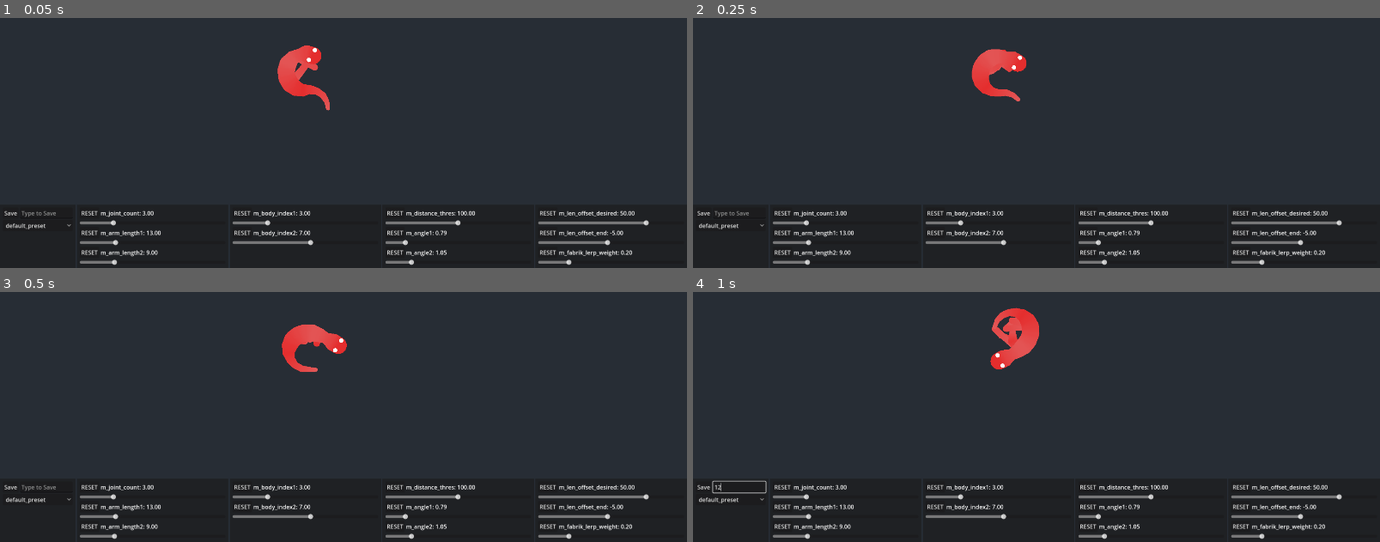
Above: before the commit, frames 1-4 (two rows, left to right).
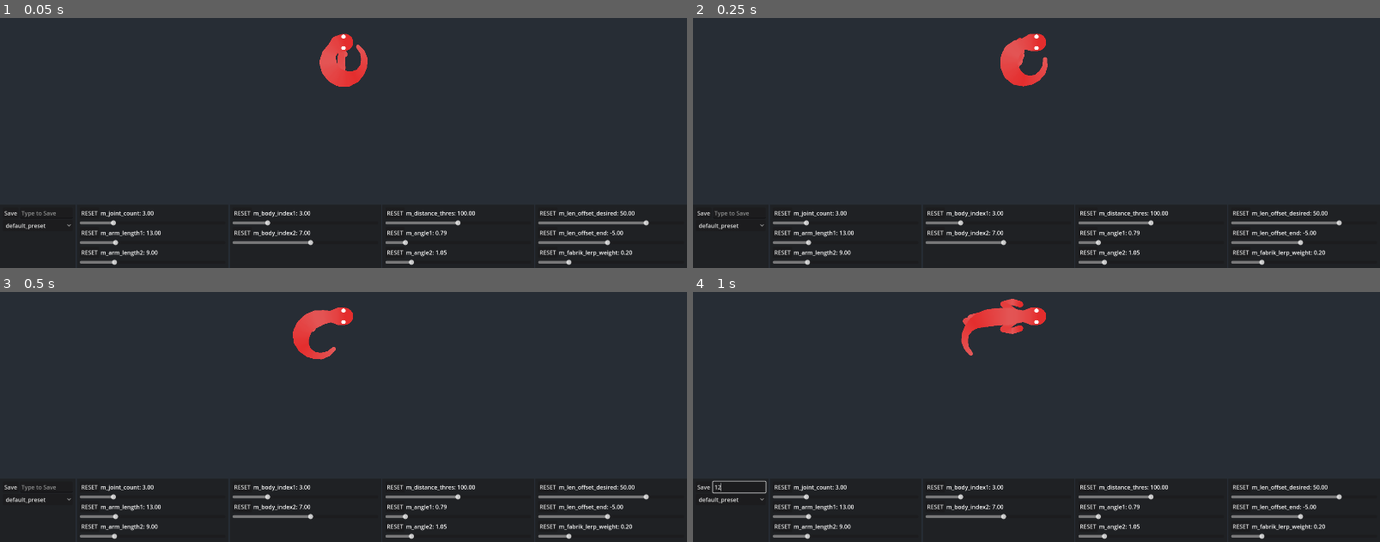
Above: after the commit, the same moments.

Repository: Dowsley/procedural-vivarium
Game: Godot game, scene res://src/game.tscn
Same seed, same stepped clock (60 frames per second), same inputs: the game is played once before the commit and once after it.
Inputs (mouse positions are in pixels of both pictures, inside the frame that each line leads up to):
- Up to frame 1 (0.05 s): no input
- Up to frame 2 (0.25 s): no input
- Up to frame 3 (0.5 s): no input
- Up to frame 4 (1 s): click (741, 487) at 0.52 s; type "12" at 0.6 s

The runs differ from the first frame. In frame 1, 1.9% of the frame differs, in the area x 40-54%, y 6-38%; in frame 2, 1.4%; in frame 3, 1.3%; in frame 4, 1.5%.

Commit message:
Infinite camera scrolling

Diff:
--- a/src/creatures/creature.gd
+++ b/src/creatures/creature.gd
@@ -33,6 +33,10 @@
 	velocity = direction * move_speed * delta
 
 
+func update_velocity_infinite_scroll(delta: float, head_pos: Vector2) -> void:
+	var direction := Vector2.RIGHT
+	velocity = direction * move_speed * delta
+
 
 func update_velocity_follow_mouse(delta: float, head_pos: Vector2) -> void:
 	var mouse_position: Vector2 = get_global_mouse_position()
--- a/src/creatures/lizard.gd
+++ b/src/creatures/lizard.gd
@@ -1,8 +1,14 @@
 extends Creature
 class_name Lizard
 
+enum ControlMode {
+	INFINITE_STROLL,
+	KEYBOARD_CONTROL,
+	FOLLOW_MOUSE,
+}
+
 @export var debug := false
-@export var keyboard_control := false
+@export var control_mode: ControlMode
 
 @onready var arms: Array[Chain] = [
 	$Arm1,
@@ -31,12 +37,15 @@
 
 	var head_pos := spine.points[0]
 	if active:
-		if keyboard_control:
-			update_velocity_keyboard(delta, head_pos)
-			spine.resolve(compute_new_pos(head_pos))
-		elif not should_stop(head_pos):
-			update_velocity_follow_mouse(delta, head_pos)
-			spine.resolve(compute_new_pos(head_pos))
+		match control_mode:
+			ControlMode.KEYBOARD_CONTROL:
+				update_velocity_keyboard(delta, head_pos)
+			ControlMode.FOLLOW_MOUSE:
+				if not should_stop(head_pos):
+					update_velocity_follow_mouse(delta, head_pos)
+			ControlMode.INFINITE_STROLL:
+				update_velocity_infinite_scroll(delta, head_pos)
+		spine.resolve(compute_new_pos(head_pos))
 
 	update_eye_positions(head_pos)
 
--- a/src/game.gd
+++ b/src/game.gd
@@ -1,6 +1,7 @@
 extends Control
 
 
+@onready var camera := %Camera2D
 @onready var lizard := %Lizard
 @onready var preset_options := %PresetOptions
 @onready var save_button := %SaveButton
@@ -14,6 +15,10 @@
 func _ready() -> void:
 	init_lizards()
 	load_all_preset_names()
+
+
+func _process(_delta: float) -> void:
+	camera.position = lizard.spine.points[0]
 
 
 func init_lizards() -> void:
--- a/src/game.tscn
+++ b/src/game.tscn
@@ -42,12 +42,12 @@
 render_target_update_mode = 4
 
 [node name="Camera2D" type="Camera2D" parent="VBoxContainer/SubViewportContainer/SubViewport"]
+unique_name_in_owner = true
 position = Vector2(951, 544)
 zoom = Vector2(2, 2)
 
 [node name="Lizard" parent="VBoxContainer/SubViewportContainer/SubViewport" instance=ExtResource("2_0mgcl")]
 unique_name_in_owner = true
-position = Vector2(904, 560)
 preset = ExtResource("3_4hsf3")
 
 [node name="VBoxContainer" type="VBoxContainer" parent="VBoxContainer"]
